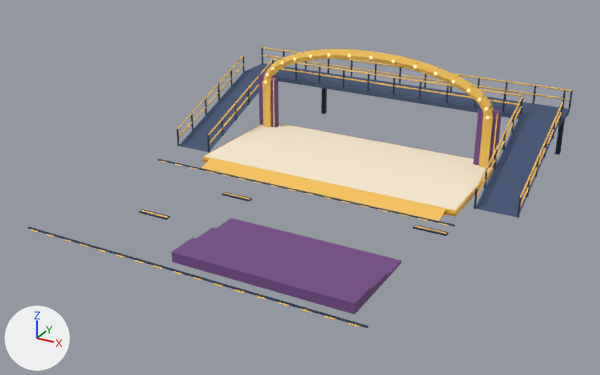
What one commit did to the glTF model assets/models/studio/stage.glb.
Before and after are seen from a 50 mm lens placed at (17.8, -32.8, 17.0), pointed at (-0.4, 0.3, 0.4). Arrows for +X, +Y and +Z are at lower left; the lights stay in place. The older version comes first. Vertices at exactly the same position are counted once.

The first picture shows 'stage'.
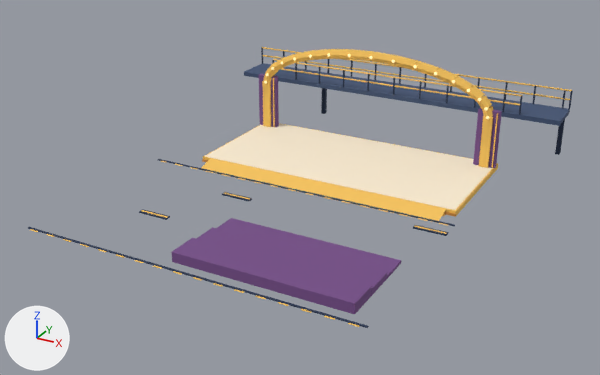
Boxes [x1, y1, x2, y2] around the edits, measured in the pictures (600 x 375 px):
part 1 of me_stage, deleted: before [177, 55, 564, 218]
part 2 of me_stage, cut back: before [179, 59, 560, 217]; after [272, 59, 523, 115]

Edits to the bpy script that builds the scene:
```text
Change me_stage:
    used by ob_stage; location = (0.0, 0.0, 0.0)
    remove me_stage.from_pydata(...)  # 1901 vertices, 3166 faces; spans x -9.9..9.9, y -9.0..12.4, z 0.0..5.6
    add me_stage.from_pydata(...)  # 1383 vertices, 2266 faces; spans x -9.8..9.8, y -9.0..12.4, z 0.0..5.6
    me_stage part 1: 26 loose pieces with 416 vertices, spanning x -9.9..9.9, y 2.9..10.2, z 0.0..3.7, are deleted
    me_stage part 2
    102 vertices are removed from x -9.8..9.8, y 3.0..10.2, z 0.0..3.7
    235 faces are deleted
    4 vertices move within x -7.7..7.7, y 10.1, z 2.6..3.7
    23 new faces join them, mat_gold (orange #f6c35b)
    40 new faces join them, mat_navy (dark blue #283753)
```
